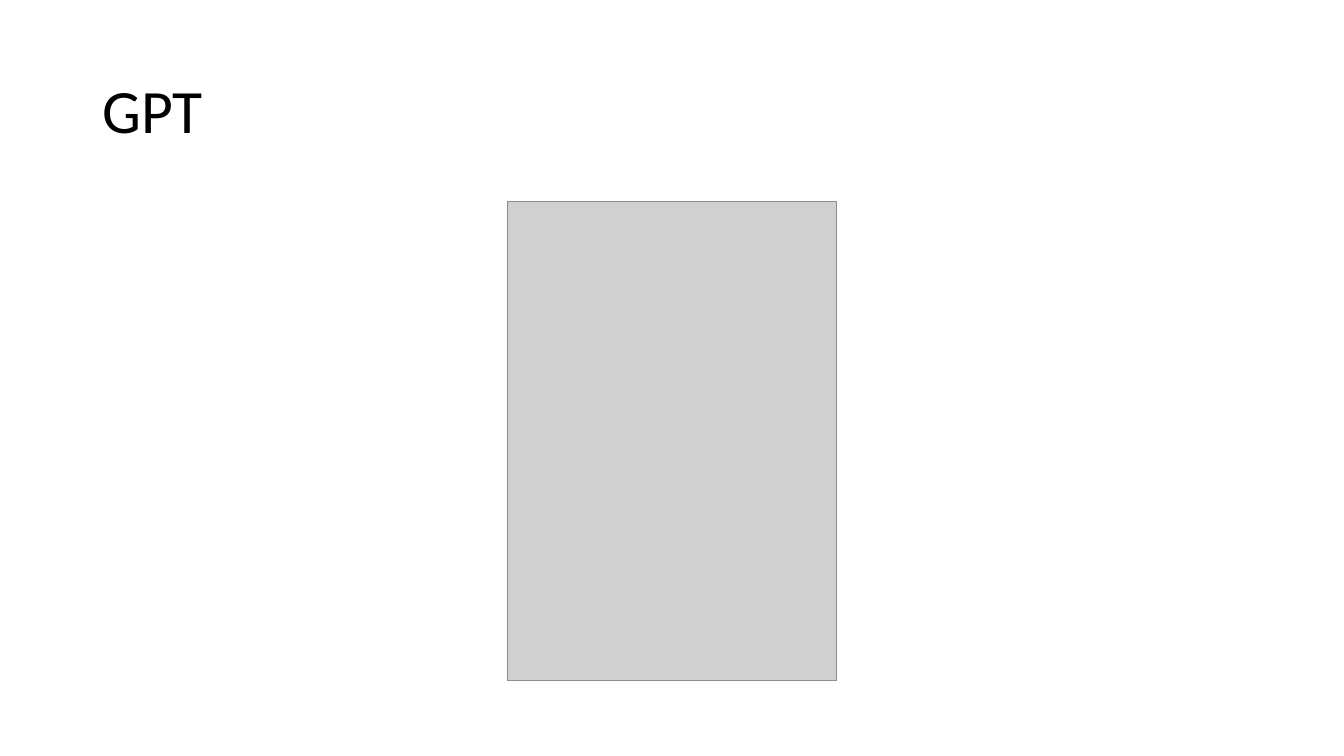
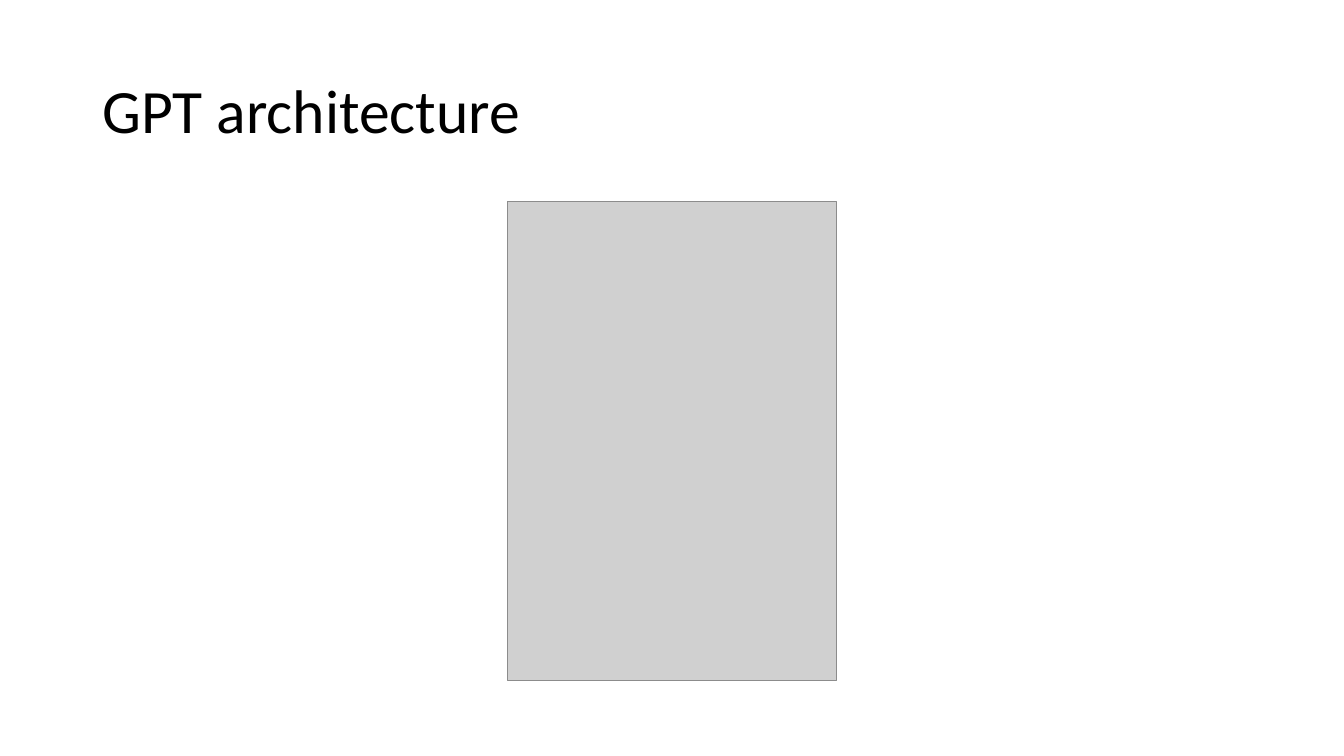
Before and after one commit to bodzio50318/genAiWorkshop, a slide deck: slide 20 of AiDem.pptm (slide 17 before the commit). Drawn at 1344x756 pixels with LibreOffice and Linux fonts; fonts in the diff are those of the drawing; grey boxes stand for pictures. Boxes give left, top, right and bottom in pixels: in the first picture for what was removed or moved away, otherwise in the second. Text is boxed around its words. In the diff, an @@ line names an element or a change of style, - is before the commit and + after.

```diff
--- a/AiDem.pptm
+++ b/AiDem.pptm
@@ title at [102,90,520,134]: text changed @@
-GPT
+GPT architecture
```
Also in this commit, not shown: 5 other slides changed, 4 slides added, 1 slide removed, 1 other file.
